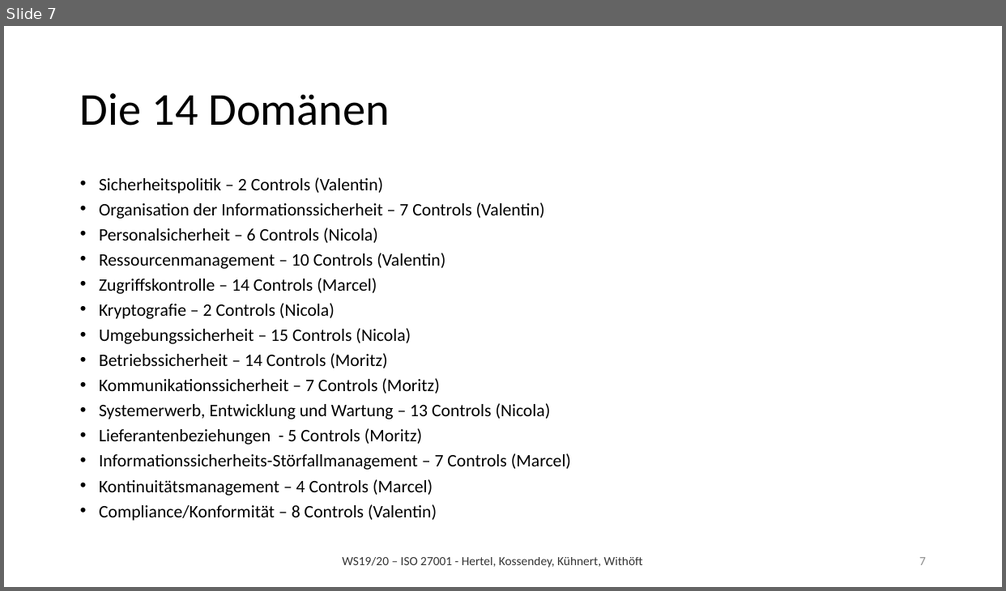
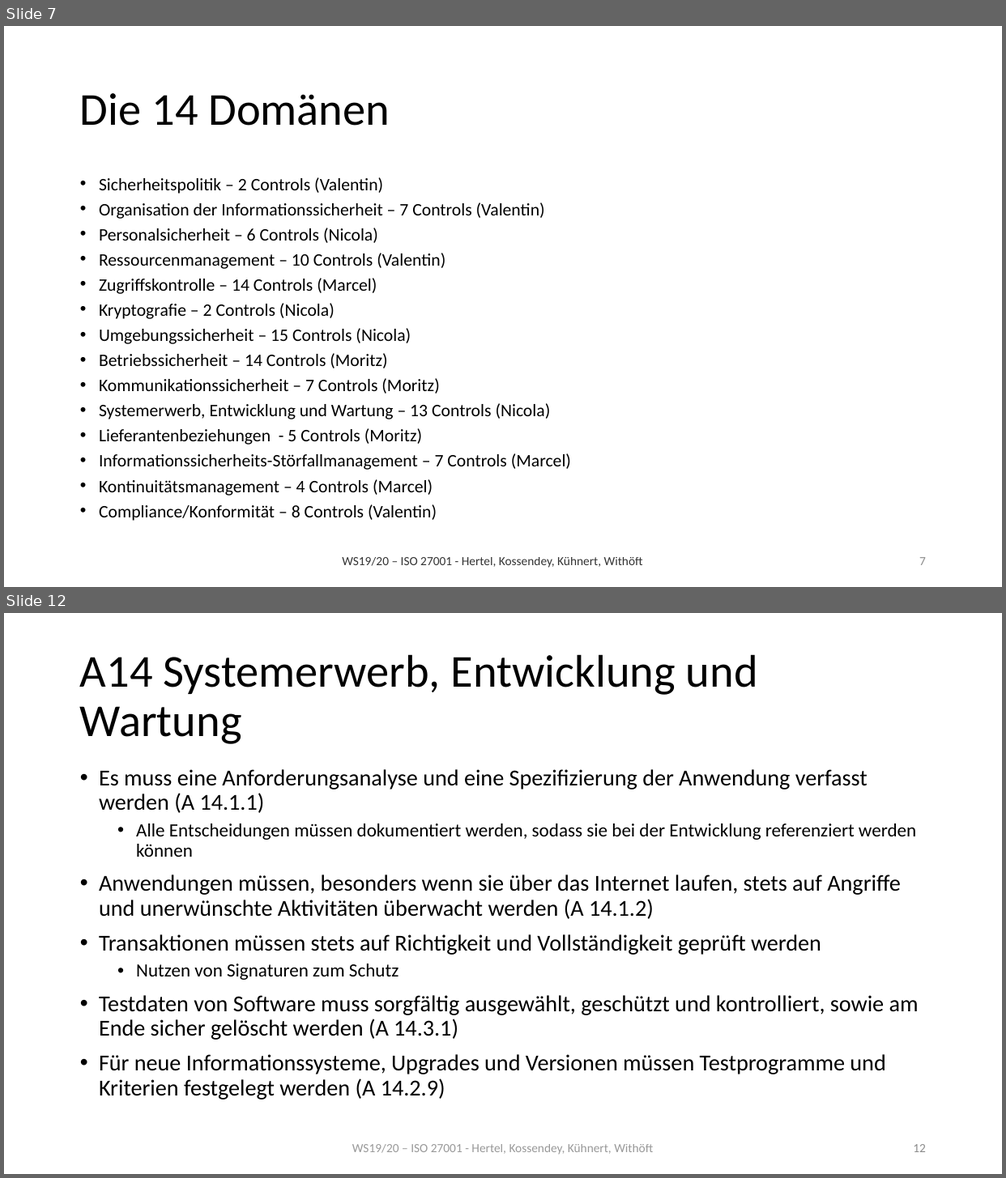
Before and after one commit to mwithoeft/SicherheitUndZuverlaessigkeit, a slide deck: Nicola/merged.pptx. Shown one above the other, each under a label of ours: slide 7 before the commit, slides 7 and 12 after it; the slides between them are not shown. The pictures are 1006x591 and 1006x1178 pixels, drawn with LibreOffice and Linux fonts; fonts in the diff are those of the drawing. Boxes give left, top, right and bottom in pixels: in the first picture for what was removed or moved away, otherwise in the second. Text is boxed around its words. In the diff, an @@ line names an element or a change of style, - is before the commit and + after.

```diff
--- a/Nicola/merged.pptx
+++ b/Nicola/merged.pptx
@@ slide 12 added at <box>4,613,1002,1174</box>, background #FFFFFF @@
@@ title added at <box>80,654,758,744</box>, 44 pt, text #000000 @@
+A14 Systemerwerb, Entwicklung und Wartung
@@ text added at <box>99,769,918,1100</box>, 22 pt, text #000000 @@
+• Es muss eine Anforderungsanalyse und eine Spezifizierung der Anwendung verfasst werden (A 14.1.1)
+  • Alle Entscheidungen müssen dokumentiert werden, sodass sie bei der Entwicklung referenziert werden können
+• Anwendungen müssen, besonders wenn sie über das Internet laufen, stets auf Angriffe und unerwünschte Aktivitäten überwacht werden (A 14.1.2)
+• Transaktionen müssen stets auf Richtigkeit und Vollständigkeit geprüft werden
+  • Nutzen von Signaturen zum Schutz
+• Testdaten von Software muss sorgfältig ausgewählt, geschützt und kontrolliert, sowie am Ende sicher gelöscht werden (A 14.3.1)
+• Für neue Informationssysteme, Upgrades und Versionen müssen Testprogramme und Kriterien festgelegt werden (A 14.2.9)
@@ text added at <box>352,1144,653,1154</box>, 12 pt, text #808080 at 80% opacity @@
+WS19/20 – ISO 27001 - Hertel, Kossendey, Kühnert, Withöft
@@ page number added at <box>913,1144,926,1152</box>, 12 pt, text #8C8C8C @@
+12
```
Also in this commit, not shown: 1 slide changed, 4 other slides added.
